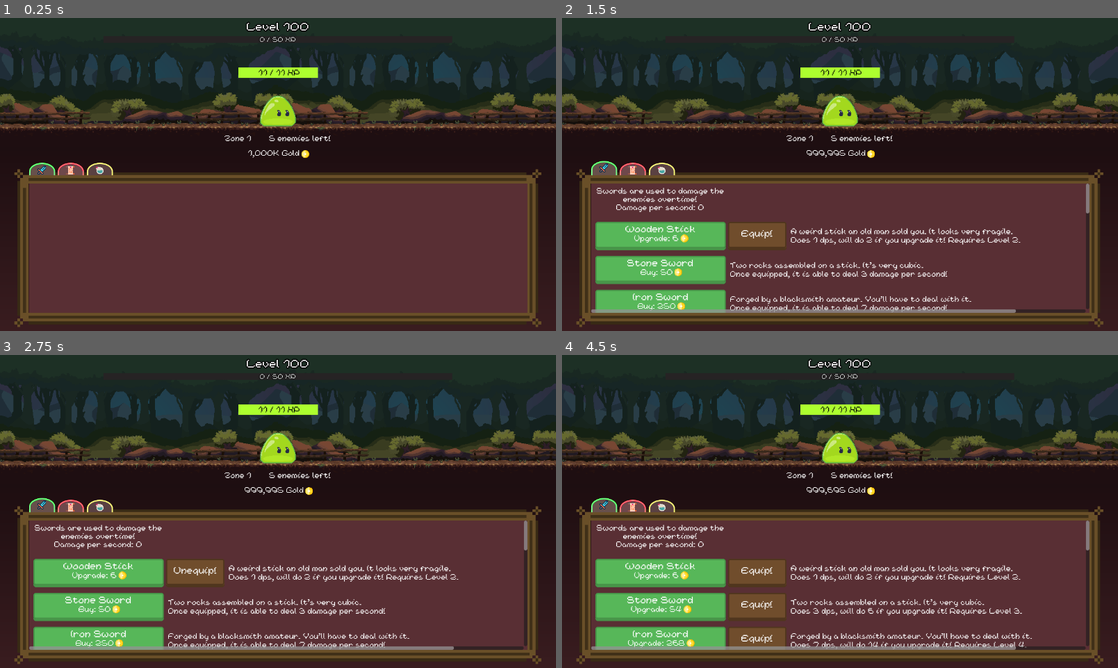
Above: before the commit, frames 1-4 (two rows, left to right).
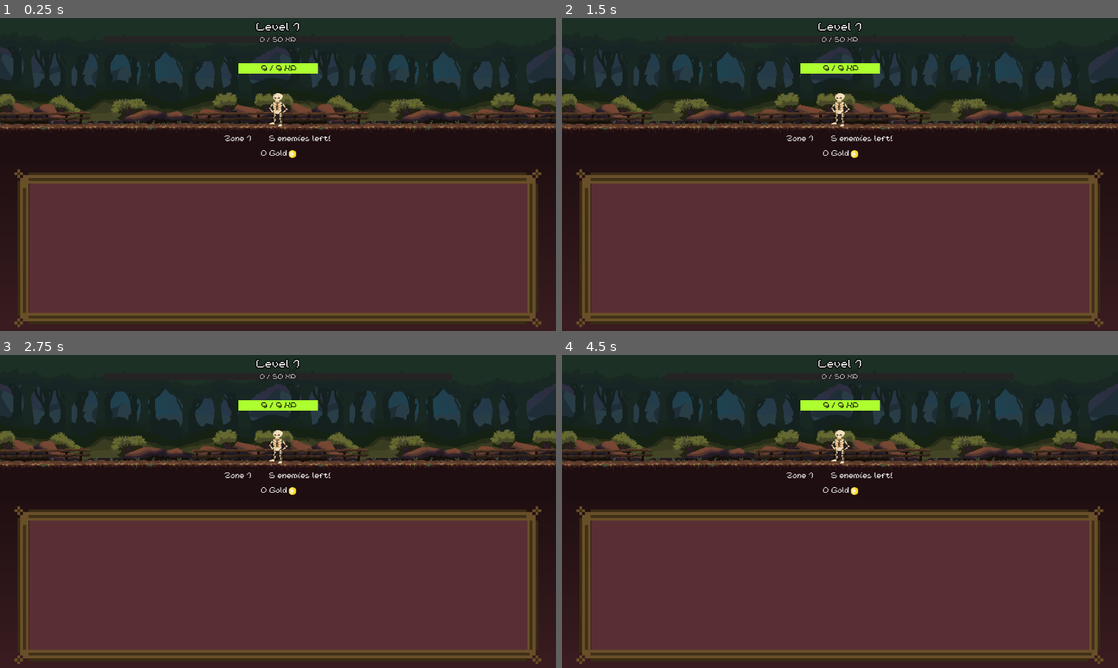
Above: after the commit, the same moments.

Repository: TTTaevas/SwordVenture
Game: Godot game, scene res://scenes/game.tscn
Same seed, same stepped clock (60 frames per second), same inputs: the game is played once before the commit and once after it.
Inputs (mouse positions are in pixels of both pictures, inside the frame that each line leads up to):
- Up to frame 1 (0.25 s): no input
- Up to frame 2 (1.5 s): click (606, 168) at 0.52 s; click (662, 237) at 1.25 s, where only the run before the commit has a clickable "Wooden Stick"
- Up to frame 3 (2.75 s): click (194, 574) at 2 s, where only the run before the commit has a clickable "Equip!"
- Up to frame 4 (4.5 s): click (756, 574) at 2.75 s, where only the run before the commit has a clickable "Unequip!"; click (662, 608) at 3.5 s, where only the run before the commit has a clickable "Stone Sword"; click (662, 639) at 4.25 s, where only the run before the commit has a clickable "Iron Sword"

The runs differ from the first frame. In frame 1, 1.8% of the frame differs, in the area x 5-58%, y 1-51%; in frame 2, 12%; in frame 3, 12%; in frame 4, 13%, in the area x 5-95%, y 1-95%.

Commit message:
fix bugs with spawning, introduce ascensions

Diff:
--- a/scenes/bottom/category.gd
+++ b/scenes/bottom/category.gd
@@ -29,3 +29,5 @@
 		Active potions: %s" % [
 			len(find_children("Item*", "", true, false).filter(func(p): return p.level > 0)),
 		]
+	elif category == "magic":
+		$Container/VContainer/Stats.text = "Ascensions make the game easier, at the cost of resetting your progress!"
--- a/scenes/bottom/category_button.gd
+++ b/scenes/bottom/category_button.gd
@@ -16,6 +16,9 @@
 	elif cat_name == "scrolls":
 		texture_normal = load("res://sprites/shop/category-red_closed.png")
 		texture_pressed = load("res://sprites/shop/category-red_open.png")
+	elif cat_name == "magic":
+		texture_normal = load("res://sprites/shop/category-blue_closed.png")
+		texture_pressed = load("res://sprites/shop/category-blue_open.png")
 
 func _process(_delta):
 	$Icon.position.y = normal_position - 5 if button_pressed else normal_position
--- a/scenes/bottom/category_button.tscn
+++ b/scenes/bottom/category_button.tscn
@@ -14,6 +14,8 @@
 toggle_mode = true
 action_mode = 0
 keep_pressed_outside = true
+shortcut_feedback = false
+shortcut_in_tooltip = false
 texture_normal = ExtResource("1_q5cp3")
 texture_pressed = ExtResource("2_jx0q0")
 script = ExtResource("3_oxasr")
--- a/scenes/bottom/item.gd
+++ b/scenes/bottom/item.gd
@@ -36,6 +36,9 @@
 	elif category == "scrolls":
 		self.texture_normal = load("res://sprites/shop/button-red.png")
 		self.texture_pressed = load("res://sprites/shop/button-red-pressed.png")
+	elif category == "magic":
+		self.texture_normal = load("res://sprites/shop/button-blue.png")
+		self.texture_pressed = load("res://sprites/shop/button-blue-pressed.png")
 
 func _process(delta):
 	game_clock += delta
@@ -142,6 +145,9 @@
 		price = ceil(price * 20.50)
 		effect.call()
 
+	elif category == "magic":
+		effect.call()
+
 func _on_equip_pressed():
 	if not equipped:
 		if len(PlayerVariables.swords.filter(func(s): return s.equipped)) + 1 <= PlayerVariables.max_equipped_swords:
--- a/scenes/bottom_screen.gd
+++ b/scenes/bottom_screen.gd
@@ -4,6 +4,7 @@
 	{"name": "swords", "sprite": "res://sprites/icons/sword.png", "required_level": 2},
 	{"name": "scrolls", "sprite": "res://sprites/icons/scroll.png", "required_level": 5},
 	{"name": "potions", "sprite": "res://sprites/icons/potion.png", "required_level": 10},
+	{"name": "magic", "sprite": "res://sprites/icons/spark.png", "required_level": 30},
 ]
 
 var items = [
@@ -49,7 +50,7 @@
 	{"category": "scrolls", "price": 1250, "i_name": "Strength",
 	"i_description": "Learn to deal 400% more damage when tapping enemies!",
 	"effect": func(): PlayerVariables.tap_effects.push_front(4)},
-	{"category": "scrolls", "price": 1875, "i_name": "Upgrade Easily",
+	{"category": "scrolls", "price": 1875, "i_name": "Smithing Skills",
 	"i_description": "Learn to be able to upgrade any sword more easily level-wise!",
 	"effect": func(): for sword in find_children("Item*", "", true, false).filter(func(i): return i.category == "swords"):
 		sword.level_multi = max(1, sword.level_multi - 1)
@@ -67,6 +68,10 @@
 	"i_description": "When tapping an enemy, inflict an additional amount of damage worth 1% of your gold, for 30 minutes!",
 	"effect": func(): PlayerVariables.misc_effects.push_back("Envy's Blood"),
 	"expired_effect": func(): PlayerVariables.misc_effects.remove_at(PlayerVariables.gold_effects.find("Envy's Blood"))},
+
+	{"category": "magic", "price": 250000000 * (((PlayerVariables.ascends) * 50) + 1), "i_name": "Ascend",
+	"i_description": "Reset your progress, but make the game easier to go through!",
+	"effect": PlayerVariables.ascend},
 ]
 
 var category_button_scene = preload("res://scenes/bottom/category_button.tscn")
@@ -167,6 +172,13 @@
 
 		if (button.is_visible() == false and PlayerVariables.level >= button.required_level):
 			button.show()
+			var shortcut = Shortcut.new()
+			var key_normal = InputEventKey.new()
+			key_normal.set_physical_keycode(49 + e)
+			var key_pad = InputEventKey.new()
+			key_pad.set_physical_keycode(4194439 + e)
+			shortcut.set_events([key_normal, key_pad])
+			button.set_shortcut(shortcut)
 
 		var x = $ShopBackground.position.x * (e + 1)
 		if len(categories) * button.size.x >= $ShopBackground.size.x - 10 and e != 0:
--- a/scenes/enemy_screen.gd
+++ b/scenes/enemy_screen.gd
@@ -2,9 +2,9 @@
 
 signal player_target
 var enemy_scene := preload("res://scenes/top/enemy.tscn")
-var enemies_left := 0
 
 var animation_ongoing := false
+var went_for_fled_enemy := false
 
 func _ready():
 	spawn_enemy()
@@ -14,8 +14,8 @@
 	$Enemies_left.position.y = p
 
 func _process(_delta):
-	enemies_left = PlayerVariables.enemies_to_progress - PlayerVariables.enemies_killed
-	$Enemies_left.text = "%s enem%s left!" % [PlayerVariables.displayNumber(enemies_left), "ies" if enemies_left > 1 else "y"]
+	var ene_left = PlayerVariables.enemies_to_progress - PlayerVariables.enemies_killed
+	$Enemies_left.text = "%s enem%s left!" % [PlayerVariables.displayNumber(ene_left), "ies" if ene_left > 1 else "y"]
 	$Zone.text = "Zone %s" % PlayerVariables.displayNumber(PlayerVariables.zone)
 
 	$Zone.size = $Zone.get_theme_font("font").get_string_size($Zone.text)
@@ -24,6 +24,7 @@
 	$Enemies_left.position.x = $Zone.position.x + $Zone.size.x + 40
 
 func pacification(method, e):
+	went_for_fled_enemy = false
 	if method == "death":
 		PlayerVariables.enemies_killed += 1
 		PlayerVariables.gain_gold(max(1, int(e.max_health / 10)))
@@ -36,7 +37,7 @@
 		PlayerVariables.enemies_fled.push_back(enemy)
 
 	var enemies := find_children("enemy_*", "", false, false)
-	if enemies.size() <= 0 or enemies.all(func(enemy): return (enemy.health <= 0 or enemy.fleeing)):
+	if enemies.size() <= 0 or enemies.all(func(enemy): return (enemy.health <= 0 or enemy.fled)):
 		await get_tree().create_timer(0.2).timeout
 
 		if PlayerVariables.enemies_killed >= PlayerVariables.enemies_to_progress:
@@ -56,13 +57,18 @@
 
 func spawn_enemy():
 	var enemies := find_children("enemy_*", "", false, false)
-	if PlayerVariables.enemies_fled.size() >= 1 and PlayerVariables.enemies_fled.size() + enemies.size() >= enemies_left:
+	if PlayerVariables.enemies_fled.size() >= 1 and (randi() % 4 == 3 or (
+		PlayerVariables.enemies_fled.size() + enemies.size() >= PlayerVariables.enemies_to_progress - PlayerVariables.enemies_killed
+	)):
 		animation_ongoing = true
-		await find_child("Background").animate(1.0, 50.0, enemies)
+		if not went_for_fled_enemy:
+			await find_child("Background").animate(1.0, 50.0, enemies)
+		went_for_fled_enemy = true
 		animation_ongoing = false
 
 		var enemy = PlayerVariables.enemies_fled.front()
 		enemy.fleeing = false
+		enemy.fled = false
 		enemy.panic = 0
 		enemy.shake = 0
 		enemy.connect("pacification", pacification)
@@ -78,7 +84,8 @@
 
 	var max_enemies = floor(get_viewport_rect().size.x / 200)
 	enemies = find_children("enemy_*", "", false, false)
-	if randi() % 5 == 4 and enemies.size() < min(max_enemies, enemies_left):
+	var enemies_left = PlayerVariables.enemies_to_progress - PlayerVariables.enemies_killed
+	if randi() % 5 == 4 and enemies.size() < min(max_enemies, (enemies_left if not enemies_left <= 0 else max_enemies)):
 		spawn_enemy()
 
 func relay(target: Area2D):
--- a/scenes/game.gd
+++ b/scenes/game.gd
@@ -35,16 +35,16 @@
 	if damage != null and enemies.size() > 0:
 		if !is_instance_valid(sword_target) or sword_target.fleeing or sword_target.found_dead:
 			sword_target = enemies[0]
-			how_long_sword_target = 1
+			how_long_sword_target = 1.0
 		elif how_long_sword_target > 15:
 			var other_enemies = enemies.filter(func(a): return a.name != sword_target.name)
 			sword_target = other_enemies.pick_random() if len(other_enemies) > 0 else sword_target
-			how_long_sword_target = 1
+			how_long_sword_target = 1.0
 		else:
-			how_long_sword_target += 1 / PlayerVariables.attacks_per_second
+			how_long_sword_target += 1.0 / PlayerVariables.attacks_per_second
 
 		(sword_target if randi() % 3 < 30 else enemies.pick_random()).health -= damage
 
 func choose_player_target(target: Area2D):
 	sword_target = target
-	how_long_sword_target = 1
+	how_long_sword_target = 1.0
--- a/scenes/game.tscn
+++ b/scenes/game.tscn
@@ -1,9 +1,10 @@
-[gd_scene load_steps=5 format=3 uid="uid://wjr5471kp4hn"]
+[gd_scene load_steps=6 format=3 uid="uid://wjr5471kp4hn"]
 
 [ext_resource type="Script" path="res://scenes/game.gd" id="1_5u8fi"]
 [ext_resource type="PackedScene" uid="uid://f06seee5et7e" path="res://scenes/enemy_screen.tscn" id="1_gl7b4"]
 [ext_resource type="PackedScene" uid="uid://pdloxy5lmu86" path="res://scenes/bottom_screen.tscn" id="2_1ybcm"]
 [ext_resource type="PackedScene" uid="uid://dbllvt3yy18so" path="res://scenes/pause_screen.tscn" id="4_kjpoq"]
+[ext_resource type="AudioStream" uid="uid://jjysv6hyh2px" path="res://sounds/ascension.wav" id="5_s1gi3"]
 
 [node name="Game" type="Node2D"]
 script = ExtResource("1_5u8fi")
@@ -16,3 +17,9 @@
 
 [node name="Pause_screen" parent="." instance=ExtResource("4_kjpoq")]
 position = Vector2(744, 17)
+
+[node name="Ascend_light" type="DirectionalLight2D" parent="."]
+energy = 0.0
+
+[node name="Ascend_sound" type="AudioStreamPlayer" parent="."]
+stream = ExtResource("5_s1gi3")
--- a/scenes/pause_screen.gd
+++ b/scenes/pause_screen.gd
@@ -4,7 +4,7 @@
 var button_scene := preload("res://scenes/menu_button.tscn")
 
 const things_to_save_and_load = [
-	"game_difficulty", "misc_effects", "level", "experience", "max_experience", "xp_effects",
+	"game_difficulty", "ascends", "misc_effects", "level", "experience", "max_experience", "xp_effects",
 	"gold", "gold_effects",
 	"zone", "enemies_to_progress", "enemies_killed", "default_hp",
 	"max_equipped_swords", "swords"
@@ -71,6 +71,8 @@
 		$Menu/Container.find_child("SaveButton", false, false).disabled = false
 
 func _input(event):
+	if PlayerVariables.ascending:
+		return
 	if event is InputEventKey and event.pressed and event.keycode == KEY_ESCAPE:
 		if paused == false:
 			show()
@@ -116,7 +118,10 @@
 		return "Failed to load..."
 
 	for thing in things_to_save_and_load:
-		PlayerVariables[thing] = data[thing]
+		if data.get(thing) != null:
+			PlayerVariables[thing] = data[thing]
+		else:
+			print("(LOAD_GAME FUNCTION) Variable `%s` didn't exist in save file" % thing)
 
 	var game = get_tree().root.find_child("Game", false, false)
 	if is_instance_valid(game):
--- a/scenes/player_variables.gd
+++ b/scenes/player_variables.gd
@@ -1,12 +1,14 @@
 extends Node
 
 # Lower is easier
-var game_difficulty := 1.0
+var game_difficulty := 1.00
+var ascends := 0
+var ascending := false
 
 var misc_effects = []
 var tap_effects = []
 
-var level := 100
+var level := 1
 var experience := 0.0
 var max_experience := 50.0 * game_difficulty
 var xp_effects := []
@@ -23,7 +25,7 @@
 		if is_instance_valid(sound):
 			sound.play()
 
-var gold := 1000000.0
+var gold := 0.0
 var gold_effects := []
 func gain_gold(g):
 	for effect in gold_effects:
@@ -57,3 +59,49 @@
 	var z := len(x) - 3
 	return "%s,%s%s" % [x.substr(0, z), x.substr(z, len(x)),
 	["","K","M","B","T","q","Q","s","S","O","N","d","U","D","!","@","#","$","%","^","&","*"][y]]
+
+func ascend():
+	ascending = true
+	ascends += 1
+	game_difficulty = game_difficulty - 0.05 if game_difficulty - 0.05 > 0.0 else game_difficulty / 2
+
+	get_tree().paused = true
+	var game = get_tree().root.find_child("Game", false, false)
+	game.find_child("Ascend_sound", true, false).play()
+	for i in 16:
+		await get_tree().create_timer(0.03).timeout
+		game.find_child("Ascend_light", true, false).energy = i
+
+	max_equipped_swords = 1
+	swords = []
+	zone = 1.0
+	enemies_to_progress = 5
+	enemies_killed = 0
+	enemies_fled = []
+	default_hp = 10.0 * game_difficulty
+	gold = 0.0
+	gold_effects = []
+	level = 1
+	experience = 0.0
+	max_experience = 50.0 * game_difficulty
+	xp_effects = []
+	misc_effects = []
+	tap_effects = []
+
+	game.find_child("Enemy_screen", true, false).free()
+	game.find_child("Bottom_screen", true, false).free()
+
+	var new_enemy_scene = load("res://scenes/enemy_screen.tscn")
+	game.add_child(new_enemy_scene.instantiate())
+	game.move_child(game.find_child("Enemy_screen", true, false), 0)
+
+	var new_bottom_scene = load("res://scenes/bottom_screen.tscn")
+	game.add_child(new_bottom_scene.instantiate())
+	game.move_child(game.find_child("Bottom_screen", true, false), 1)
+
+	get_tree().paused = false
+	ascending = false
+
+	for i in 16:
+		await get_tree().create_timer(0.10).timeout
+		game.find_child("Ascend_light", true, false).energy = 15 - i
--- a/scenes/top/enemy.gd
+++ b/scenes/top/enemy.gd
@@ -20,6 +20,7 @@
 var panic := 0
 var shake := 0
 var fleeing := false
+var fled := false
 var fled_once := false
 var healing := false
 
@@ -154,6 +155,7 @@
 				await get_tree().create_timer(0.01).timeout
 				position.x += speed
 				speed += 0.7
+			fled = true
 			pacification.emit("flee", self)
 
 func _input(ev):
Not shown, added: sounds/ascension.wav.import
Binary file added: sprites/shop/button-blue-pressed.png
Not shown, added: sprites/shop/button-blue-pressed.png.import
Binary file added: sprites/shop/button-blue.png
Not shown, added: sprites/shop/button-blue.png.import
Binary file added: sprites/shop/category-blue_closed.png
Not shown, added: sprites/shop/category-blue_closed.png.import
Binary file added: sprites/shop/category-blue_open.png
Not shown, added: sprites/shop/category-blue_open.png.import
Binary file removed: sprites/test.gif
Not shown, added: sounds/ascension.wav
